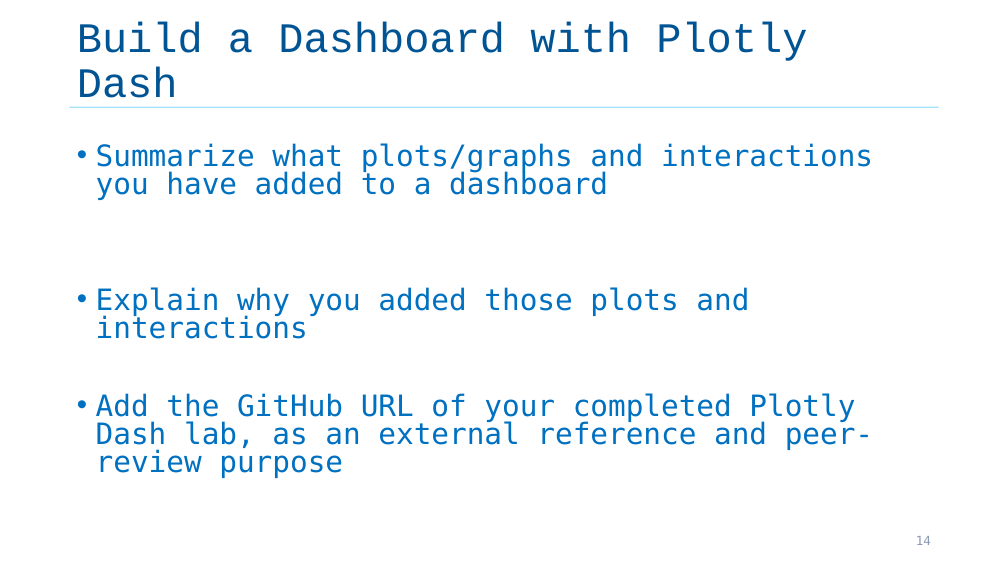
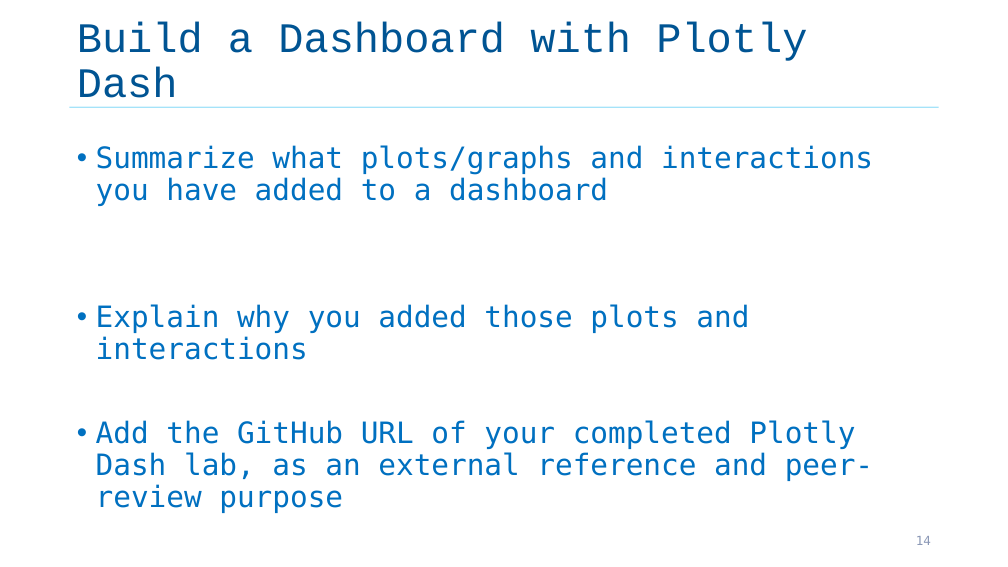
Before and after one commit to salamituns/IBM_tasks_Notebooks, a slide deck: slide 14 of IBM_Capstone_notes/ds-capstone-template.pptx. Drawn at 1008x567 pixels with LibreOffice and Linux fonts; fonts in the diff are those of the drawing. Boxes give left, top, right and bottom in pixels: in the first picture for what was removed or moved away, otherwise in the second. Text is boxed around its words. In the diff, an @@ line names an element or a change of style, - is before the commit and + after.

```diff
--- a/IBM_Capstone_notes/ds-capstone-template.pptx
+++ b/IBM_Capstone_notes/ds-capstone-template.pptx
@@ text "Summarize what plots/graphs and interactions ..." at (96,145,873,513): line spacing 0.8 to 0.9 @@
```
Also in this commit, not shown: 13 other slides changed, 1 slide added, 1 slide removed, 9 other files.
